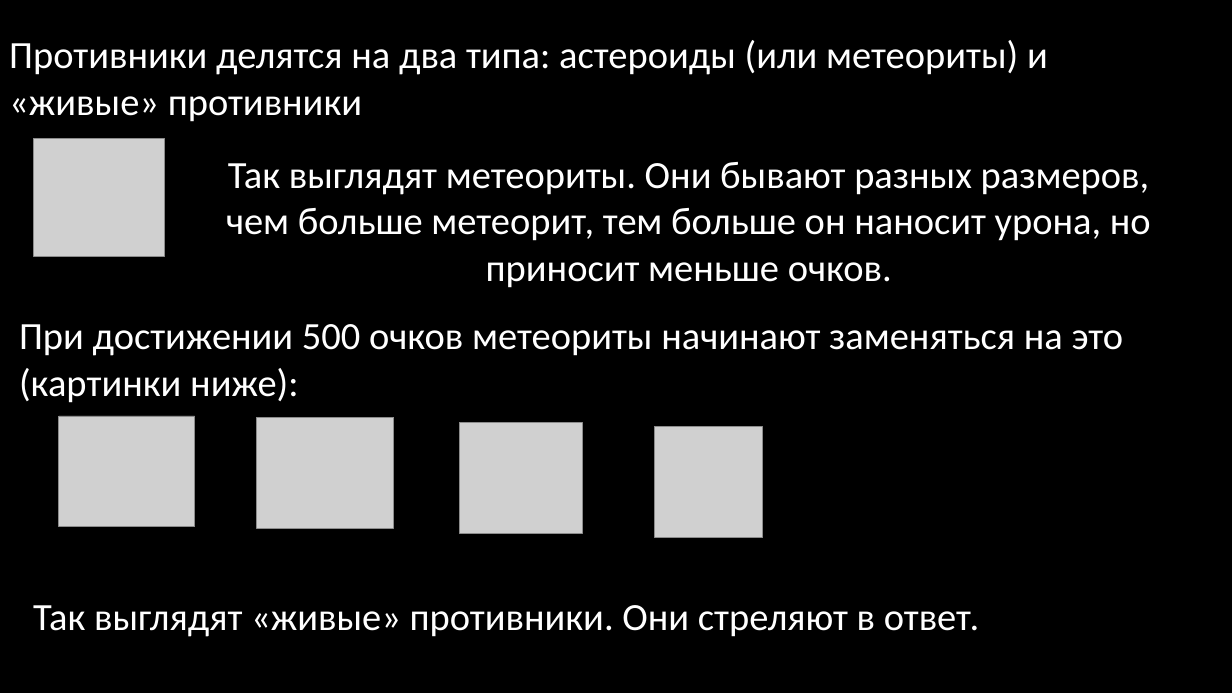
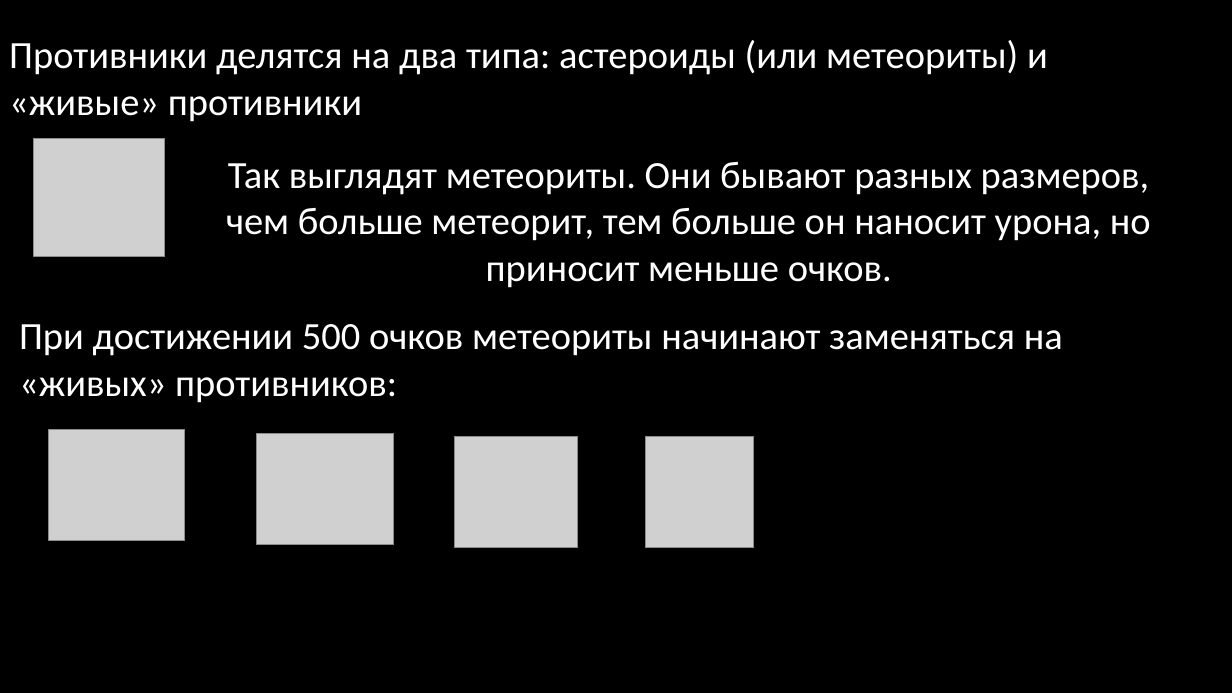
Before and after one commit to Rblba20/project_Yandex, a slide deck: slide 6 of Star Fighter.pptx. Drawn at 1232x693 pixels with LibreOffice and Linux fonts; fonts in the diff are those of the drawing; grey boxes stand for pictures. Boxes give left, top, right and bottom in pixels: in the first picture for what was removed or moved away, otherwise in the second. Text is boxed around its words. In the diff, an @@ line names an element or a change of style, - is before the commit and + after.

```diff
--- a/Star Fighter.pptx
+++ b/Star Fighter.pptx
@@ text at (x1=19, y1=324, x2=1063, y2=403): text changed @@
-При достижении 500 очков метеориты начинают заменяться на это (картинки ниже):
+При достижении 500 очков метеориты начинают заменяться на «живых» противников:
@@ picture moved from (x1=59, y1=416, x2=195, y2=527) to (x1=49, y1=430, x2=185, y2=541) @@
@@ picture moved from (x1=257, y1=417, x2=395, y2=528) to (x1=257, y1=433, x2=395, y2=544) @@
@@ picture moved from (x1=459, y1=422, x2=582, y2=533) to (x1=455, y1=437, x2=578, y2=548) @@
@@ picture moved from (x1=654, y1=427, x2=762, y2=538) to (x1=646, y1=437, x2=754, y2=548) @@
@@ text removed at (x1=33, y1=605, x2=979, y2=637) @@
-Так выглядят «живые» противники. Они стреляют в ответ.
```
Also in this commit, not shown: 3 other slides changed, 4 slides added, 2 slides removed, 2 other files.
